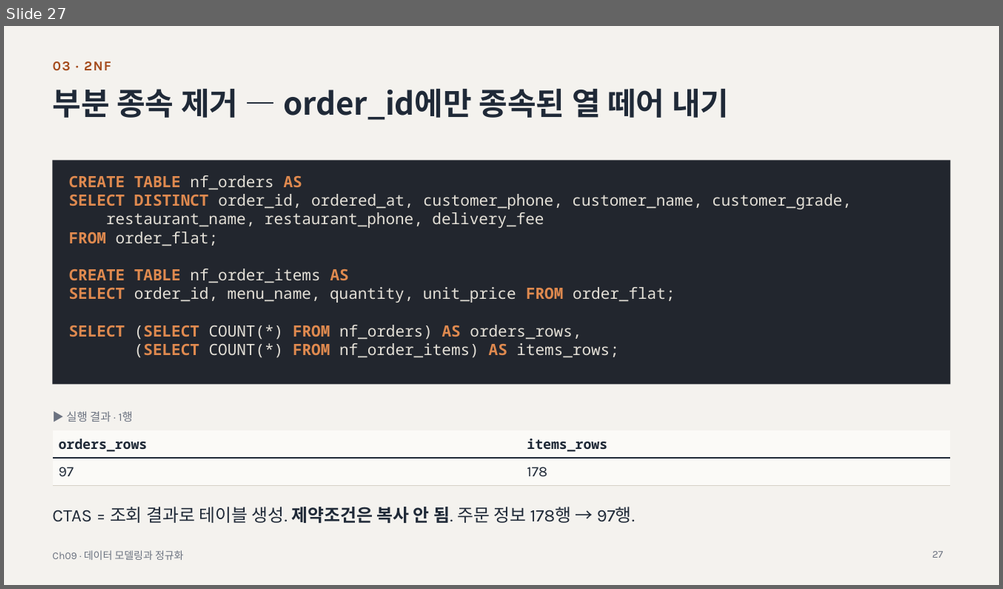
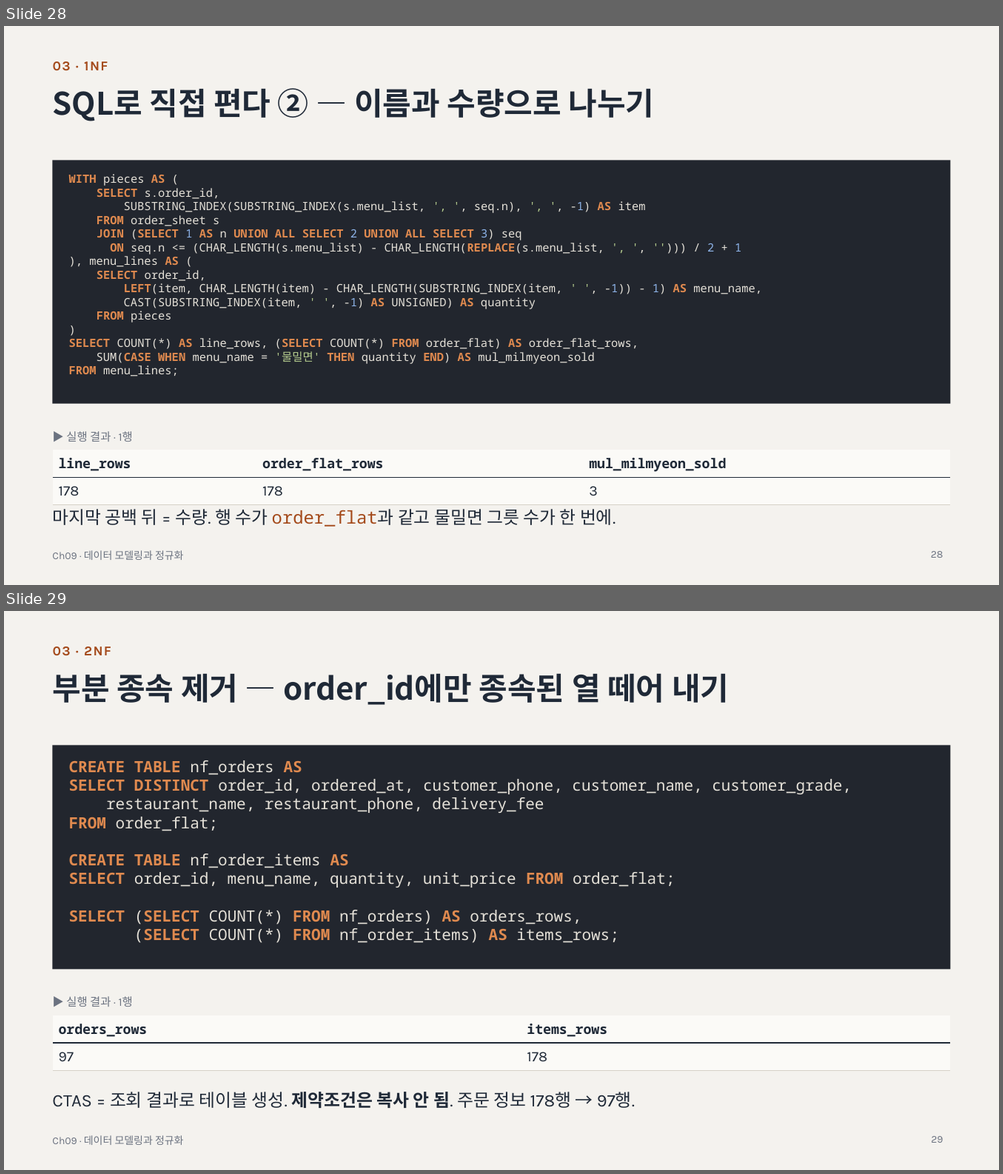
Before and after one commit to minjae0529-blip/DB-STUDY, a slide deck: chapters/ch09-modeling-normalization/ch09-slides.pptx. Shown one above the other, each under a label of ours: slide 27 before the commit, slides 28 and 29 after it. The pictures are 1003x589 and 1003x1174 pixels, drawn with LibreOffice and Linux fonts; fonts in the diff are those of the drawing. Boxes give left, top, right and bottom in pixels: in the first picture for what was removed or moved away, otherwise in the second. Text is boxed around its words. In the diff, an @@ line names an element or a change of style, - is before the commit and + after.

```diff
--- a/chapters/ch09-modeling-normalization/ch09-slides.pptx
+++ b/chapters/ch09-modeling-normalization/ch09-slides.pptx
@@ slide 28 added at [4,26,999,585], background #F4F2EE; not listed: 1 template element that a slide beside it also shows @@
@@ text added at [53,62,108,71], 13 pt, text #A44A1B, bold @@
+03 · 1NF
@@ title added at [53,88,654,121], 30 pt, text #1F2937, bold @@
+SQL로 직접 편다 ② — 이름과 수량으로 나누기
@@ rectangle added at [53,160,950,404], fill #22262E @@
@@ text added at [69,174,762,377], 11 pt, text #E5E1D8 @@
+WITH pieces AS (
+SELECT s.order_id,
+SUBSTRING_INDEX(SUBSTRING_INDEX(s.menu_list, ', ', seq.n), ', ', -1) AS item
+FROM order_sheet s
+JOIN (SELECT 1 AS n UNION ALL SELECT 2 UNION ALL SELECT 3) seq
+ON seq.n <= (CHAR_LENGTH(s.menu_list) - CHAR_LENGTH(REPLACE(s.menu_list, ', ', ''))) / 2 + 1
+), menu_lines AS (
+SELECT order_id,
+LEFT(item, CHAR_LENGTH(item) - CHAR_LENGTH(SUBSTRING_INDEX(item, ' ', -1)) - 1) AS menu_name,
+CAST(SUBSTRING_INDEX(item, ' ', -1) AS UNSIGNED) AS quantity
+FROM pieces
+)
+SELECT COUNT(*) AS line_rows, (SELECT COUNT(*) FROM order_flat) AS order_flat_rows,
+SUM(CASE WHEN menu_name = '물밀면' THEN quantity END) AS mul_milmyeon_sold
+FROM menu_lines;
@@ text added at [66,432,133,442], 11 pt, text #6B7280 @@
+▶ 실행 결과 · 1행
@@ table added at [53,451,950,526], 2 rows, 3 columns @@
+line_rows | order_flat_rows | mul_milmyeon_sold
+178 | 178 | 3
@@ text added at [52,509,615,527], 17 pt, text #1F2937 @@
+마지막 공백 뒤 = 수량. 행 수가 order_flat과 같고 물밀면 그릇 수가 한 번에.
@@ page number added at [930,551,943,558], 10 pt, text #6B7280 @@
+28
@@ what was slide 27 is now slide 29 @@
@@ page number at [930,1136,942,1143]: text changed @@
-27
+29
```
Also in this commit, not shown: 4 slides changed, 10 other slides added, 11 other files.
